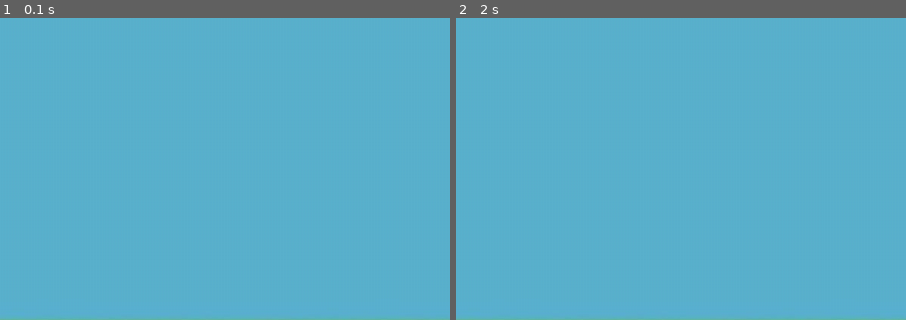
Above: before the commit, frames 1-2 (left to right).
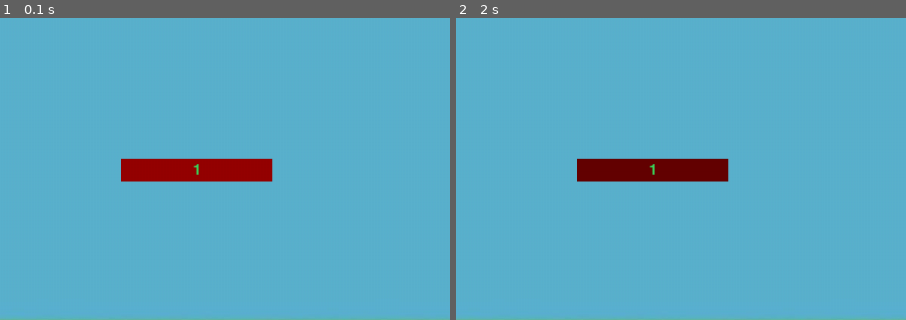
Above: after the commit, the same moments.

Repository: User1563/-pygame_Misha
Game: pygame game, started from pygameprojectmisha.py
Same seed, same stepped clock (60 frames per second), same inputs: the game is played once before the commit and once after it.
Inputs (mouse positions are % of the whole screen's width and height, from its top left):
- Up to frame 1 (0.1 s): no input
- Up to frame 2 (2 s): press the mouse at (22, 48) at 0.37 s; move the mouse to (20, 41) at 0.47 s; release the mouse at (19, 35) at 0.6 s; click (14, 47) at 1.72 s
The pictures show only the part of the screen within x 0-50%, y 23-73%; the shares and areas given below are measured in that part.

The runs differ from the first frame. In frame 1, 2.7% of the frame differs, in the area x 26-61%, y 46-55%; in frame 2, 2.7%.

Commit message:
Update pygameprojectmisha.py

Diff:
--- a/pygameprojectmisha.py
+++ b/pygameprojectmisha.py
@@ -7,6 +7,13 @@
 images = pygame.image.load('fdg.jpg')
 m = images.get_rect(bottomright=(1200, 800))
 e.blit(images, m)
+
+buttonn = 200
+buttonm = 30
+j2x = 160
+j2y = 370
+font = pygame.font.Font(None, 30)
+
 try:
     sound = pygame.mixer.Sound('cvb.mp3')
     sound.play()
@@ -23,5 +30,19 @@
                 sys.exit(0)
             pygame.time.delay(10)
 
+        mouse_pos = pygame.mouse.get_pos()
+        mouse_click = pygame.mouse.get_pressed()
+        pygame.draw.rect(e, (150, 0, 0), (j2x, j2y, buttonn, buttonm))
+
+        if j2x < mouse_pos[0] < j2x + buttonn and j2y < mouse_pos[1] < j2y + buttonm:
+            if mouse_click[0] == 1:
+                print('+')
+
+            pygame.draw.rect(e, (100, 0, 0), (j2x, j2y, buttonn, buttonm))
+
+        text = font.render('1', True, (61, 211, 91))
+        text_rect = text.get_rect()
+        text_rect.center = (j2x + buttonn // 2, j2y + buttonm // 2)
+        e.blit(text, text_rect)
 
 print(main())
